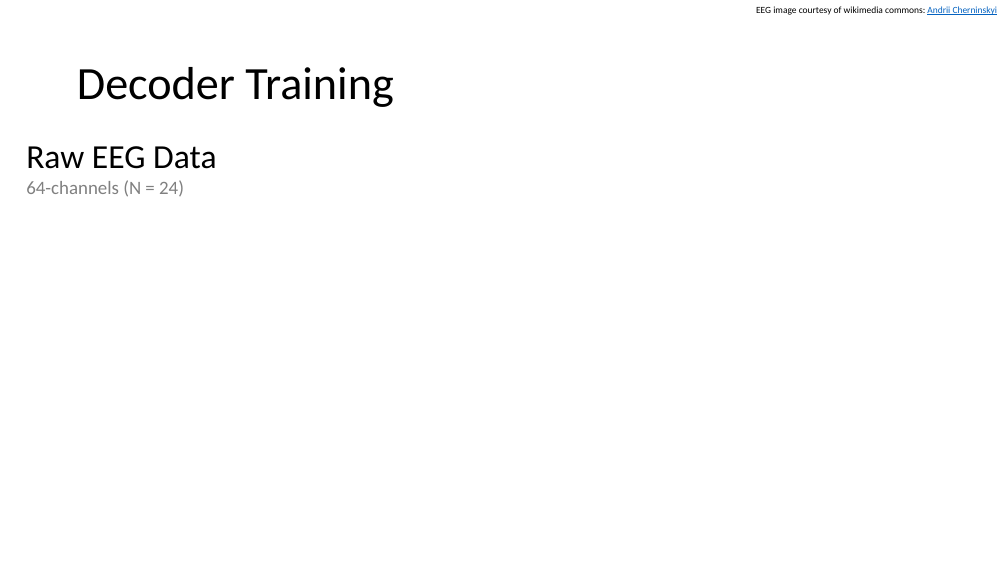
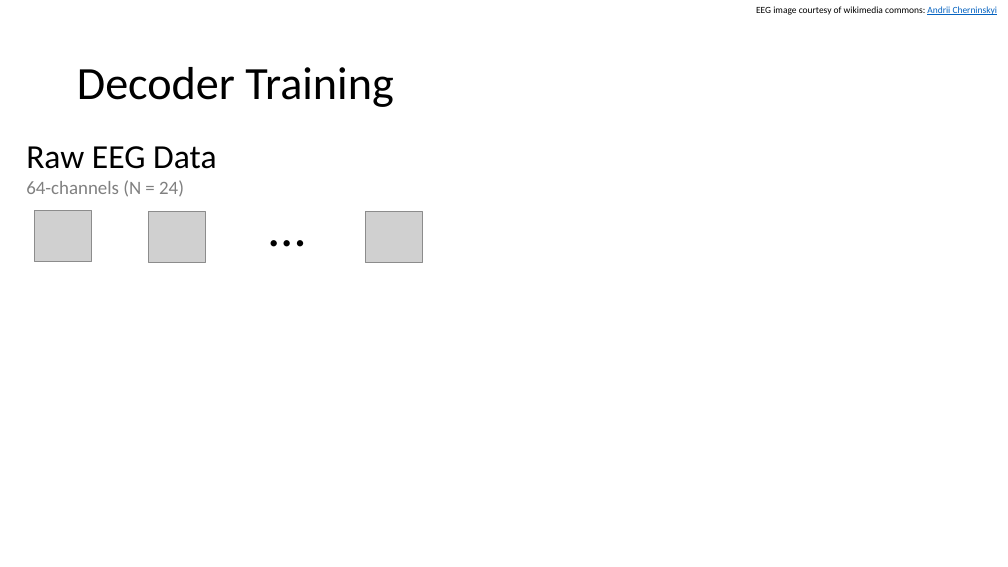
Before and after one commit to haberdashPI/german_track, a slide deck: slide 47 of presentations/ARO_2021/adapting_auditory_attention.pptx (slide 49 before the commit). Drawn at 1008x567 pixels with LibreOffice and Linux fonts; fonts in the diff are those of the drawing; grey boxes stand for pictures. Boxes give left, top, right and bottom in pixels: in the first picture for what was removed or moved away, otherwise in the second. Text is boxed around its words. In the diff, an @@ line names an element or a change of style, - is before the commit and + after.

```diff
--- a/presentations/ARO_2021/adapting_auditory_attention.pptx
+++ b/presentations/ARO_2021/adapting_auditory_attention.pptx
@@ text added at box(262, 191, 330, 262), 50 pt, text #000000 @@
+…
@@ picture added at box(34, 210, 91, 262) @@
@@ picture added at box(148, 211, 206, 262) @@
@@ picture added at box(365, 212, 423, 263) @@
```
Also in this commit, not shown: 29 other slides changed, 4 slides added, 3 slides removed.
